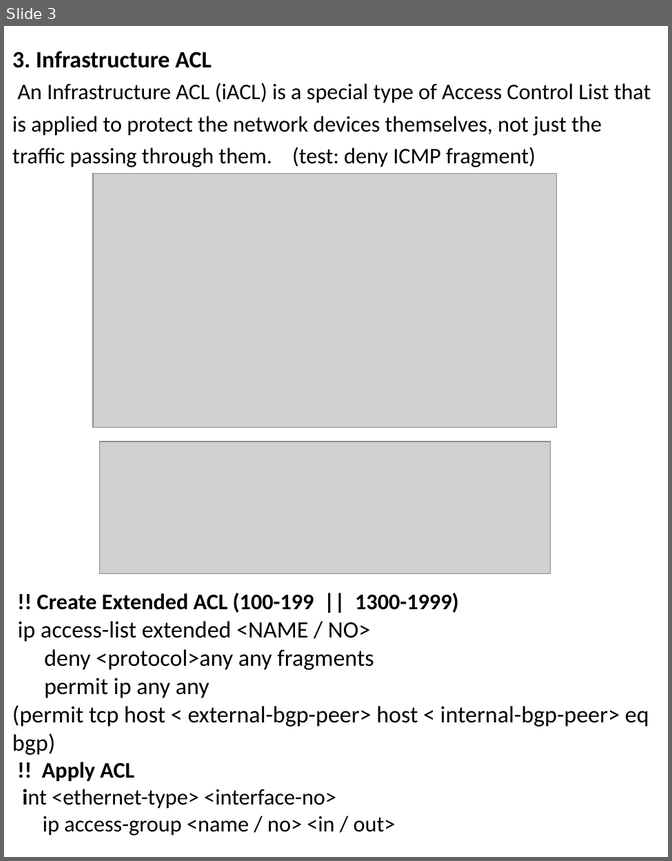
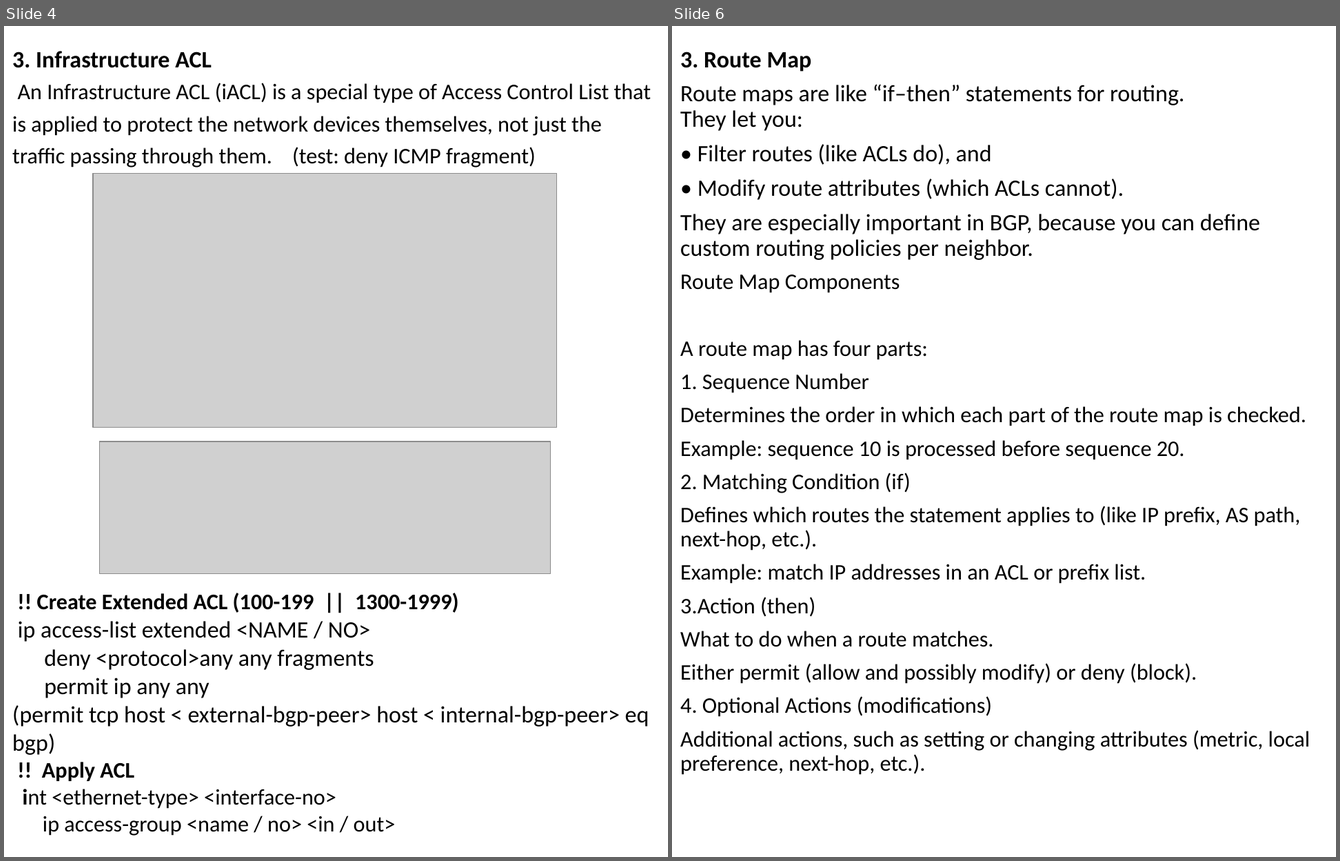
Before and after one commit to shankarpradhan/Networking, a slide deck: Router Security.pptx. Shown side by side, each under a label of ours: slide 3 before the commit, slides 4 and 6 after it; the slides between them are not shown. The pictures are 672x861 and 1340x861 pixels, drawn with LibreOffice and Linux fonts; fonts in the diff are those of the drawing; grey boxes stand for pictures; background and template pictures are left out. Boxes give left, top, right and bottom in pixels: in the first picture for what was removed or moved away, otherwise in the second. Text is boxed around its words. In the diff, an @@ line names an element or a change of style, - is before the commit and + after.

```diff
--- a/Router Security.pptx
+++ b/Router Security.pptx
@@ slide 6 added at [672, 26, 1336, 857], background picture (left out) @@
@@ subtitle added at [680, 52, 1310, 775], 19 pt, text #000000 @@
+3. Route Map
+Route maps are like “if–then” statements for routing.
+They let you:
+• Filter routes (like ACLs do), and
+• Modify route attributes (which ACLs cannot).
+They are especially important in BGP, because you can define custom routing policies per neighbor.
+Route Map Components
+A route map has four parts:
+1. Sequence Number
+Determines the order in which each part of the route map is checked.
+Example: sequence 10 is processed before sequence 20.
+2. Matching Condition (if)
+Defines which routes the statement applies to (like IP prefix, AS path, next-hop, etc.).
+Example: match IP addresses in an ACL or prefix list.
+3.Action (then)
+What to do when a route matches.
+Either permit (allow and possibly modify) or deny (block).
+4. Optional Actions (modifications)
+Additional actions, such as setting or changing attributes (metric, local preference, next-hop, etc.).
@@ what was slide 3 is now slide 4 @@
```
Also in this commit, not shown: 1 slide changed, 2 other slides added, 36 other files.
